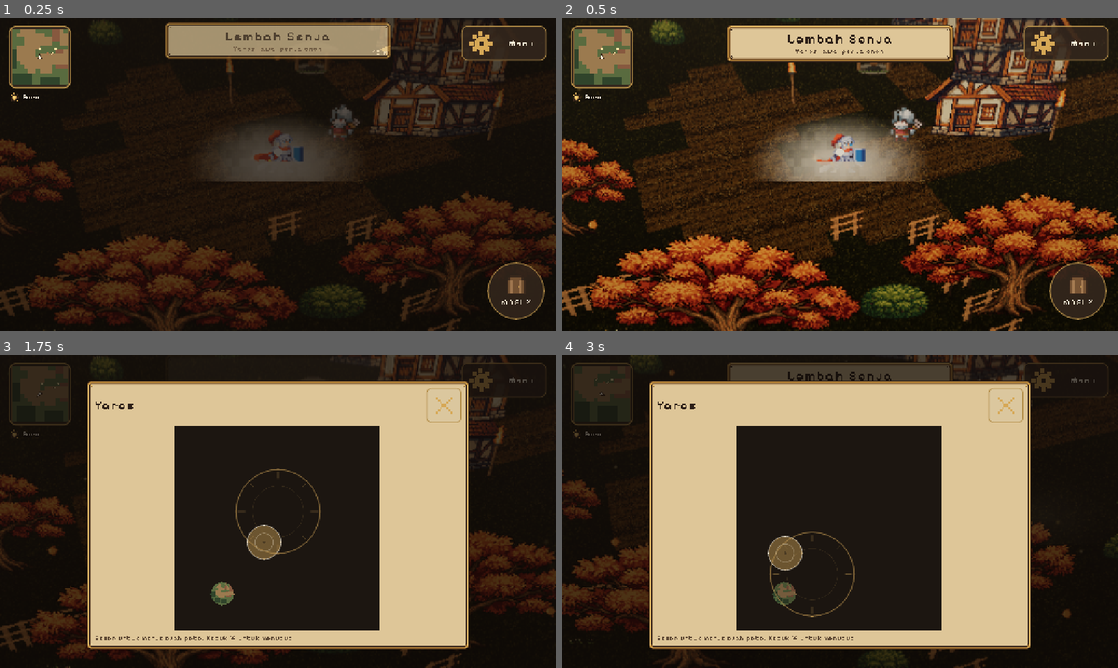
Above: before the commit, frames 1-4 (two rows, left to right).
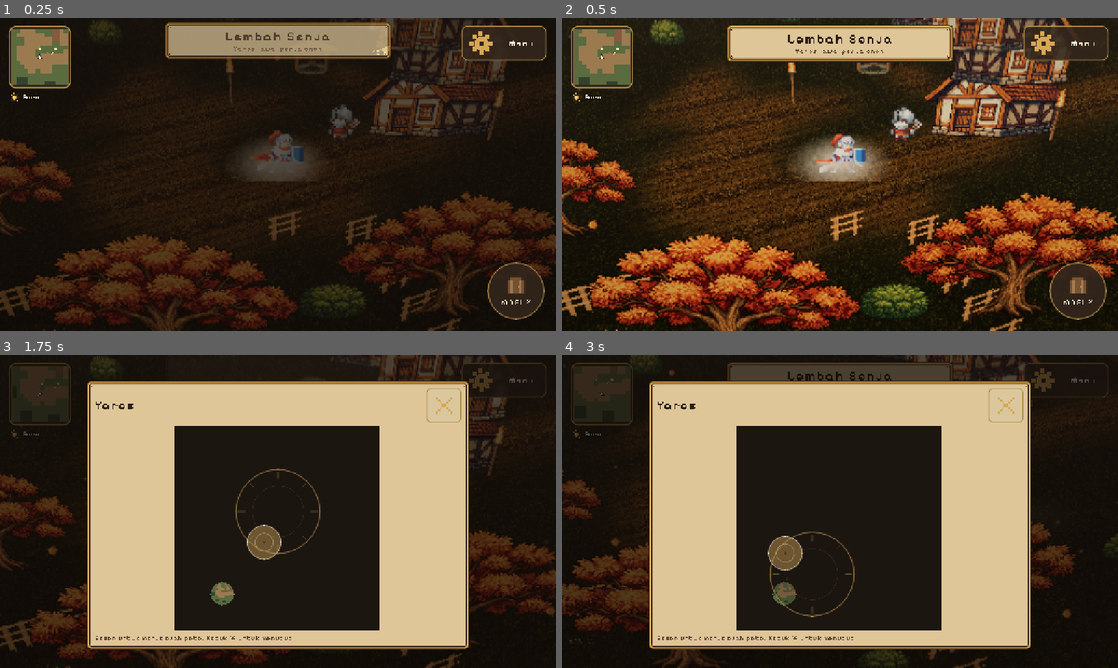
Above: after the commit, the same moments.

Repository: KyokoApp/GodotMe
Game: Godot game, scene res://game/Main.tscn
The game is run twice, just before and just after one commit, with the same random seed, the same clock (stepped at 60 frames per second) and the same inputs.
Inputs (mouse positions are in pixels of both pictures, inside the frame that each line leads up to):
- Up to frame 1 (0.25 s): no input
- Up to frame 2 (0.5 s): no input
- Up to frame 3 (1.75 s): tap Enter at 0.5 s; drag from (38, 392) to (333, 442) at 0.52 s; drag from (278, 511) to (250, 574) at 1.27 s
- Up to frame 4 (3 s): move the mouse to (895, 442) at 2.02 s; hold Right (ui_right) 2.03-2.75 s; tap Enter at 2.1 s; drag from (812, 574) to (673, 464) at 2.77 s

The runs differ from the first frame. In frame 1, 1.7% of the frame differs, in the area x 2-62%, y 10-53%; in frame 2, 6.1%, in the area x 0-98%, y 10-100%; in frame 3, less than 0.1%; in frame 4, less than 0.1%.

Commit message:
cahaya & gambar: white point tonemap 6,0 -> 1,5 (dunia tidak lagi cokelat gelap), matahari siang/sore dinaikkan, kabut tidak lagi jadi elips raksasa di pemain, tepi jalur diblend per sudut ubin, peta kecil tidak lagi bergerombol kotak
Co-authored-by: arena-agent <297053741+arena-agent@users.noreply.github.com>

Diff:
--- a/game/game/tests/PlayTest.gd
+++ b/game/game/tests/PlayTest.gd
@@ -182,6 +182,12 @@
 	var outside := 0
 	for mi in mms:
 		var mm: MultiMesh = (mi as MultiMeshInstance3D).multimesh
+		if mm.instance_count > 0:
+			var t0: Transform3D = mm.get_instance_transform(0)
+			print("[PLAY] prop %s: %d inst, #0 pos=(%.2f,%.2f,%.2f) skala=(%.2f,%.2f)" % [
+				String((mi as Node).name), mm.instance_count,
+				t0.origin.x, t0.origin.y, t0.origin.z,
+				t0.basis.x.length(), t0.basis.y.length()])
 		for i in range(mm.instance_count):
 			var t: Transform3D = mm.get_instance_transform(i)
 			var height: float = t.basis.y.length()
--- a/game/game/world/Atmosphere.gd
+++ b/game/game/world/Atmosphere.gd
@@ -26,7 +26,7 @@
 ## in the light, dusk is when leaves move, night belongs to the fireflies.
 const MIX := {
 	"pagi": {"dust": 0.55, "petals": 0.0, "fireflies": 0.0, "fog": 1.0},
-	"siang": {"dust": 0.90, "petals": 0.25, "fireflies": 0.0, "fog": 0.15},
+	"siang": {"dust": 0.90, "petals": 0.25, "fireflies": 0.0, "fog": 0.06},
 	"sore": {"dust": 0.50, "petals": 1.0, "fireflies": 0.15, "fog": 0.50},
 	"malam": {"dust": 0.0, "petals": 0.10, "fireflies": 1.0, "fog": 0.70},
 }
@@ -48,8 +48,11 @@
 	_build("fireflies", "firefly.png", 34, 6.5, 0.95,
 		Vector2(0.22, 0.22), Color(1.0, 0.92, 0.62), true,
 		Vector3(0.0, 0.0, 0.0), Vector2(0.05, 0.22))
+	# 4.2 x 2.4 m, not 7 x 4: at that size ten overlapping puffs read as one
+	# bright ellipse parked on the camera, which is exactly what a fog system must
+	# never look like
 	_build("fog", "fog_puff.png", 10, 16.0, 0.45,
-		Vector2(7.0, 4.0), Color(0.93, 0.90, 0.86, 0.55), false,
+		Vector2(4.2, 2.4), Color(0.93, 0.90, 0.86, 0.42), false,
 		Vector3(0.05, 0.0, 0.0), Vector2(0.06, 0.18))
 	set_phase(_phase)
 	print("[WORLD] atmosfer siap: %d sistem, tekstur %d" % [
--- a/game/game/world/Diorama.gd
+++ b/game/game/world/Diorama.gd
@@ -124,7 +124,13 @@
 	env.ambient_light_energy = 0.70
 	env.tonemap_mode = Environment.TONE_MAPPER_ACES
 	env.tonemap_exposure = 1.0
-	env.tonemap_white = 6.0
+	# White point 6.0 was chosen for the tiny lantern-lit glade of step 1, where
+	# everything sat in one pool of warm light. Against a 192 m region under an
+	# open sky it crushed a sunlit lawn to a brown smear: ACES maps an input of
+	# 1.0 to roughly 0.45 when white is 6, so half the world's brightness went
+	# away before it reached the screen. 1.5 keeps the highlight roll-off without
+	# eating the midtones.
+	env.tonemap_white = 1.5
 	# warm afternoon haze -> depth without a depth-of-field pass
 	env.fog_enabled = true
 	env.fog_light_color = Color(0.74, 0.68, 0.62)
@@ -288,9 +294,9 @@
 	var decor: Dictionary = _region.get("decor")
 	for kind_name in ["pine", "oak"]:
 		for raw in (decor.get(kind_name, []) as Array):
-			_paint_marker_tiles(map, raw, 2, K_FOREST)
+			_paint_marker_tiles(map, raw, 1, K_FOREST)
 	for kind_name in ["cottage", "tower", "gate", "well", "dock"]:
-		var radius := 2 if kind_name in ["cottage", "tower", "gate", "dock"] else 1
+		var radius := 1
 		for raw in (decor.get(kind_name, []) as Array):
 			_paint_marker_tiles(map, raw, radius, K_BUILDING)
 
--- a/game/game/world/RegionMesh.gd
+++ b/game/game/world/RegionMesh.gd
@@ -176,6 +176,59 @@
 	idx.append(first + 1)
 
 
+## Same as `quad()`, but with one colour per corner. The ground uses this so the
+## grass can dissolve into the path across a tile edge instead of switching
+## texture on a dead-straight line.
+static func quad4(surf: Dictionary, p: Array, uv: Array, cols_in: Array,
+		shade: float, normal: Vector3) -> void:
+	var verts: PackedVector3Array = surf["verts"]
+	var norms: PackedVector3Array = surf["norms"]
+	var uvs: PackedVector2Array = surf["uvs"]
+	var uv2s: PackedVector2Array = surf["uv2s"]
+	var cols: PackedColorArray = surf["colors"]
+	var idx: PackedInt32Array = surf["indices"]
+	var first := verts.size()
+	for i in range(4):
+		verts.append(p[i])
+		norms.append(normal)
+		uvs.append(uv[i])
+		uv2s.append(Vector2(shade, 0.0))
+		cols.append(cols_in[i])
+	idx.append(first)
+	idx.append(first + 2)
+	idx.append(first + 1)
+	idx.append(first + 2)
+	idx.append(first + 3)
+	idx.append(first + 1)
+
+
+## Blend weights of the four tiles that share one corner of a tile. A path tile
+## meeting grass at a corner gives that corner a half-and-half colour, which the
+## interpolator then spreads across both tiles: the edge becomes a ragged 1 m
+## transition instead of a staircase of squares.
+static func _corner_weights(data: RefCounted, tx: int, tz: int) -> Array:
+	var out: Array = []
+	for i in range(4):
+		var dx := 0 if i % 2 == 0 else 1
+		var dz := 0 if i < 2 else 1
+		var total := Vector4.ZERO
+		var count := 0
+		for oz in range(-1, 1):
+			for ox in range(-1, 1):
+				var qx: int = tx + dx + ox
+				var qz: int = tz + dz + oz
+				if not bool(data.call("in_bounds", qx, qz)):
+					continue
+				var w: Vector4 = WEIGHTS.get(int(data.call("tile_terrain", qx, qz)),
+					Vector4.ZERO)
+				total += w
+				count += 1
+		if count > 0:
+			total /= float(count)
+		out.append(Color(total.x, total.y, total.z, total.w))
+	return out
+
+
 static func _normal(a: Vector3, b: Vector3, c: Vector3) -> Vector3:
 	# counter-clockwise seen from above: +Y for a flat tile
 	var n := (c - a).cross(b - a)
@@ -198,9 +251,8 @@
 		Vector2(p[0].x, p[0].z), Vector2(p[1].x, p[1].z),
 		Vector2(p[2].x, p[2].z), Vector2(p[3].x, p[3].z),
 	]
-	var w: Vector4 = WEIGHTS.get(ter, Vector4.ZERO)
-	quad(surf, p, uv, Color(w.x, w.y, w.z, w.w), float(SHADE.get(ter, 1.0)),
-		_normal(p[0], p[1], p[2]))
+	var cols := _corner_weights(data, tx, tz)
+	quad4(surf, p, uv, cols, float(SHADE.get(ter, 1.0)), _normal(p[0], p[1], p[2]))
 
 
 ## Bridge deck: wood, 12 cm above the road, plus rails where the neighbour is
--- a/game/game/world/RegionView.gd
+++ b/game/game/world/RegionView.gd
@@ -203,24 +203,32 @@
 	if mat == null or mat.shader == null:
 		return
 	var size: Vector2 = _prop_size.get(kind, Vector2.ONE)
+	# Pass one: keep only the rows that are really there. Instance data is only
+	# handed to the GPU once instance_count is final, so no transform is ever
+	# written into a buffer that a later resize would throw away.
+	var good: Array = []
+	for raw in rows:
+		if typeof(raw) != TYPE_ARRAY:
+			continue
+		var row: Array = raw
+		if row.size() < 2:
+			continue
+		good.append(row)
+	if good.is_empty():
+		return
 	var mm := MultiMesh.new()
 	mm.transform_format = MultiMesh.TRANSFORM_3D
 	mm.use_colors = true
 	mm.mesh = _quad
-	mm.instance_count = rows.size()
+	mm.instance_count = good.size()
 	# the shader moves the quad towards the camera, so the AABB has to be the
 	# whole region or Godot culls the sprite that is behind the camera
 	mm.custom_aabb = AABB(Vector3(-8.0, -4.0, -8.0), Vector3(
 		float(data.get("width")) * float(data.get("cell")) + 16.0,
 		48.0,
 		float(data.get("height")) * float(data.get("cell")) + 16.0))
-	var n := 0
-	for raw in rows:
-		if typeof(raw) != TYPE_ARRAY:
-			continue
-		var row: Array = raw
-		if row.size() < 2:
-			continue
+	for i in range(good.size()):
+		var row: Array = good[i]
 		# decor is stored in tenths of a metre, in world XZ
 		var x := float(row[0]) * 0.1
 		var z := float(row[1]) * 0.1
@@ -231,25 +239,16 @@
 		var w := size.x * scale
 		var h := size.y * scale
 		var ground := float(data.call("height_at", Vector2(x, z)))
-		mm.set_instance_transform(n, Transform3D(
+		mm.set_instance_transform(i, Transform3D(
 			Basis().scaled(Vector3(w, h, 1.0)),
 			Vector3(x, ground + h * 0.5, z)))
 		# r = fade, g = mirror, b = shade. The shade breaks up a row of identical
 		# sprites without a second texture; it is a hash of the position, so it is
-		# stable across frames and across chunk builds.
+		# stable across frames.
 		var shade := 0.9 + 0.1 * fposmod(sin(x * 12.9898 + z * 78.233) * 43758.5453, 1.0)
-		mm.set_instance_color(n, Color(1.0, mirror, shade, 1.0))
+		mm.set_instance_color(i, Color(1.0, mirror, shade, 1.0))
 		if h > 1.3:
-			_tall.append([kind, n, x, z, h])
-		n += 1
-	if n != rows.size():
-		# a skipped row would leave an identity transform behind - a sprite at the
-		# origin of the world, standing at whatever height the corner tile has
-		push_warning("[REGION] %s: %d dari %d prop dilewati" % [
-			kind, rows.size() - n, rows.size()])
-	if n <= 0:
-		return
-	mm.instance_count = n
+			_tall.append([kind, i, x, z, h])
 	var mmi := MultiMeshInstance3D.new()
 	mmi.name = "Props_%s" % kind
 	mmi.multimesh = mm
@@ -259,7 +258,7 @@
 	mmi.cast_shadow = GeometryInstance3D.SHADOW_CASTING_SETTING_OFF
 	add_child(mmi)
 	_prop_mms[kind] = mmi
-	_stats["props"] = int(_stats.get("props", 0)) + n
+	_stats["props"] = int(_stats.get("props", 0)) + mm.instance_count
 
 
 # ---------------------------------------------------------------- streaming ---
--- a/game/game/world/WorldClock.gd
+++ b/game/game/world/WorldClock.gd
@@ -27,10 +27,10 @@
 	{
 		"id": "pagi",
 		"sun_color": Color(1.0, 0.92, 0.82),
-		"sun_energy": 0.78,
+		"sun_energy": 1.00,
 		"sun_rot": Vector3(-16.0, 62.0, 0.0),
 		"ambient": Color(0.56, 0.62, 0.76),
-		"ambient_energy": 0.50,
+		"ambient_energy": 0.58,
 		"fog": Color(0.80, 0.80, 0.80),
 		"fog_density": 0.0090,
 		"sky": Color(0.52, 0.50, 0.50),
@@ -39,10 +39,10 @@
 	{
 		"id": "siang",
 		"sun_color": Color(1.0, 0.97, 0.92),
-		"sun_energy": 1.15,
+		"sun_energy": 1.55,
 		"sun_rot": Vector3(-52.0, 26.0, 0.0),
 		"ambient": Color(0.52, 0.58, 0.72),
-		"ambient_energy": 0.46,
+		"ambient_energy": 0.54,
 		"fog": Color(0.74, 0.71, 0.67),
 		"fog_density": 0.0034,
 		"sky": Color(0.46, 0.40, 0.36),
@@ -51,10 +51,10 @@
 	{
 		"id": "sore",
 		"sun_color": Color(1.0, 0.94, 0.86),
-		"sun_energy": 1.10,
+		"sun_energy": 1.40,
 		"sun_rot": Vector3(-40.0, 40.0, 0.0),
 		"ambient": Color(0.53, 0.55, 0.68),
-		"ambient_energy": 0.47,
+		"ambient_energy": 0.56,
 		"fog": Color(0.76, 0.70, 0.64),
 		"fog_density": 0.0038,
 		"sky": Color(0.44, 0.36, 0.32),
